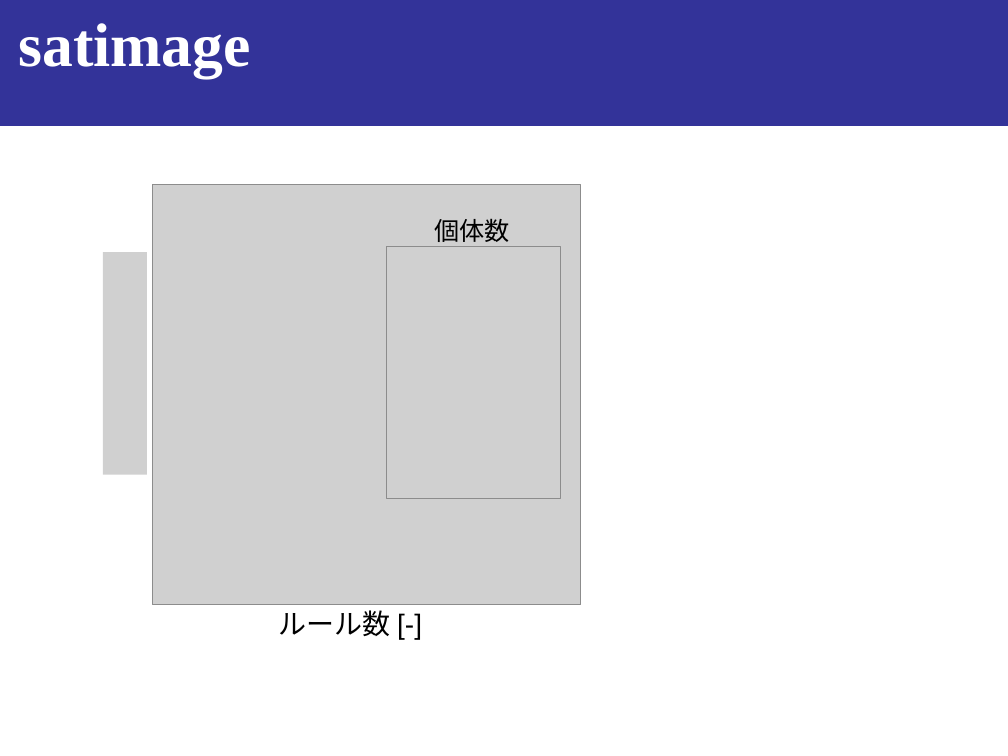
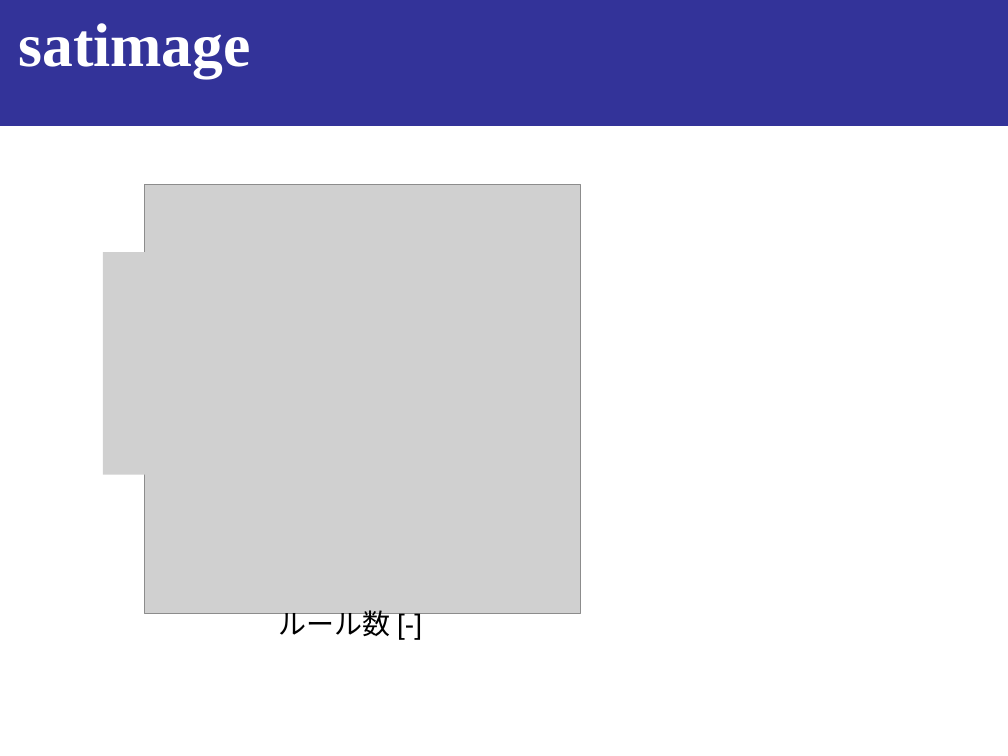
Before and after one commit to onikUone/Junior_slides, a slide deck: slide 20 of Junior_下書き.pptx. Drawn at 1008x756 pixels with LibreOffice and Linux fonts; fonts in the diff are those of the drawing; grey boxes stand for pictures. Boxes give left, top, right and bottom in pixels: in the first picture for what was removed or moved away, otherwise in the second. Text is boxed around its words. In the diff, an @@ line names an element or a change of style, - is before the commit and + after.

```diff
--- a/Junior_下書き.pptx
+++ b/Junior_下書き.pptx
@@ picture: place and size @@
-picture at <box>152,184,581,605</box>
+picture at <box>144,184,581,613</box>
@@ text removed at <box>435,218,511,242</box> @@
-個体数
@@ picture removed at <box>386,247,560,499</box> @@
```
Also in this commit, not shown: 3 other slides changed, 3 slides added, 7 other files.
